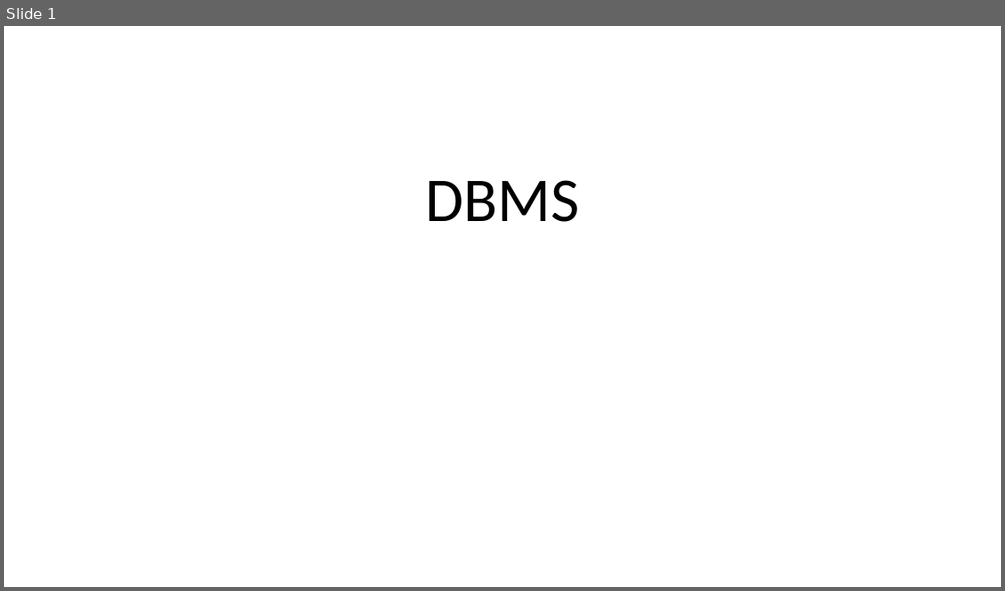
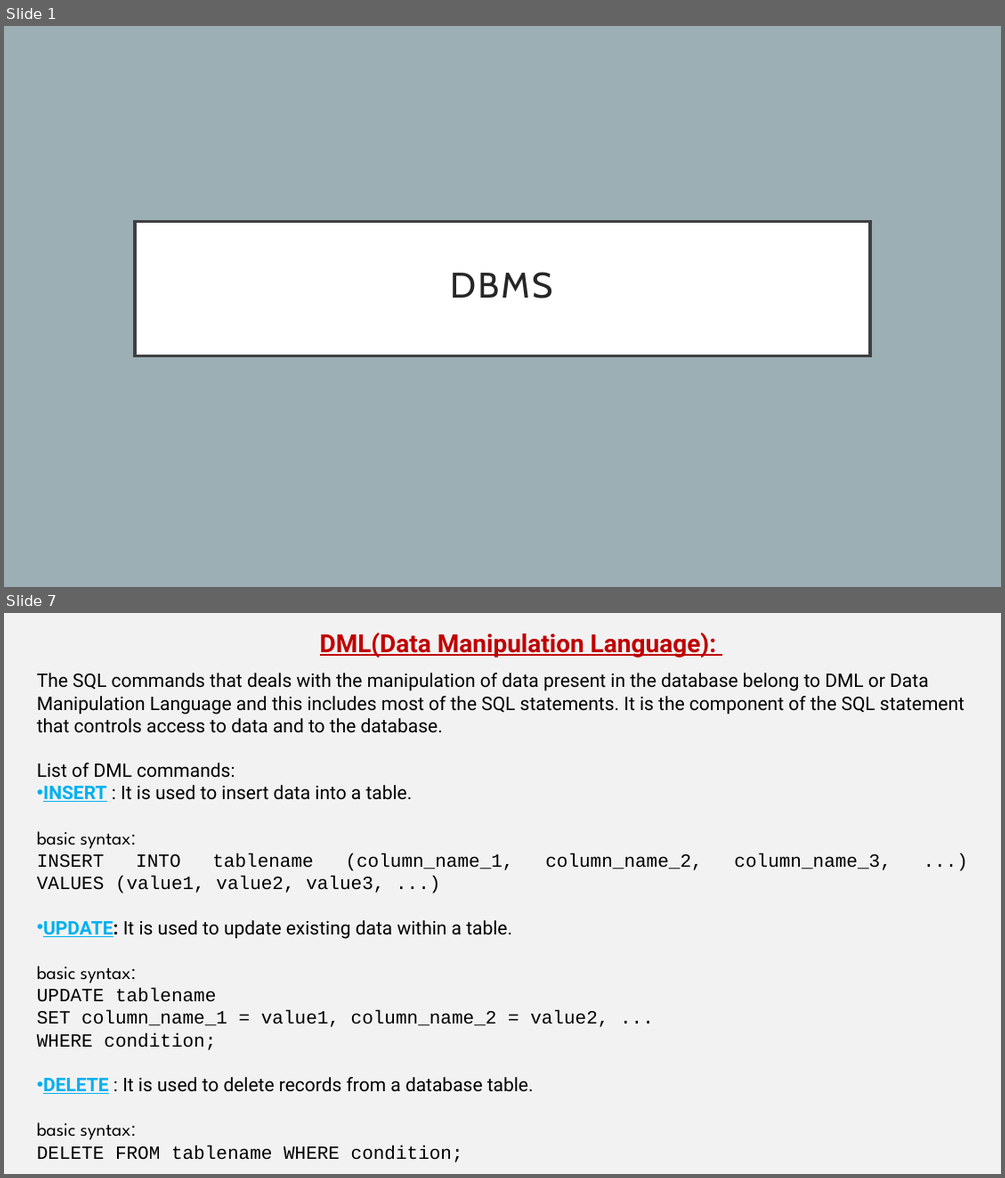
Before and after one commit to vishnuvishal-11/Vishnuvishal, a slide deck: Presentations/DBMS.pptx. Shown one above the other, each under a label of ours: slide 1 before the commit, slides 1 and 7 after it; the slides between them are not shown. The pictures are 1005x591 and 1005x1178 pixels, drawn with LibreOffice and Linux fonts; fonts in the diff are those of the drawing. Boxes give left, top, right and bottom in pixels: in the first picture for what was removed or moved away, otherwise in the second. Text is boxed around its words. In the diff, an @@ line names an element or a change of style, - is before the commit and + after.

```diff
--- a/Presentations/DBMS.pptx
+++ b/Presentations/DBMS.pptx
@@ slide 7 added at box(4, 613, 1001, 1174), background #F2F2F2 @@
@@ text added at box(320, 633, 716, 657), 24 pt, text #C00000, bold, underline @@
+DML(Data Manipulation Language):
@@ text added at box(37, 673, 964, 1162), 18 pt, text #000000 @@
+The SQL commands that deals with the manipulation of data present in the database belong to DML or Data Manipulation Language and this includes most of the SQL statements. It is the component of the SQL statement that controls access to data and to the database.
+List of DML commands:
+• INSERT : It is used to insert data into a table.
+basic syntax:
+INSERT INTO tablename (column_name_1, column_name_2, column_name_3, ...)
+VALUES (value1, value2, value3, ...)
+• UPDATE: It is used to update existing data within a table.
+basic syntax:
+UPDATE tablename
+SET column_name_1 = value1, column_name_2 = value2, ...
+WHERE condition;
+• DELETE : It is used to delete records from a database table.
+basic syntax:
+DELETE FROM tablename WHERE condition;
@@ slide 1 changed as well @@
@@ background #FFFFFF to #9BAFB5 @@
@@ title "DBMS": place and size @@
-title "DBMS" at box(425, 180, 579, 222)
+title "DBMS" at box(135, 221, 870, 356)
@@ title "DBMS" at box(135, 221, 870, 356): size 60 to 34.2 pt, font Calibri to Cabin, text colour #000000 to #262626, letter spacing 0 to 2 pt; vertical alignment bottom to middle; fill none to #FFFFFF; outline none to #404040 3 pt @@
```
Also in this commit, not shown: 5 other slides changed, 22 other slides added, 1 other file.
